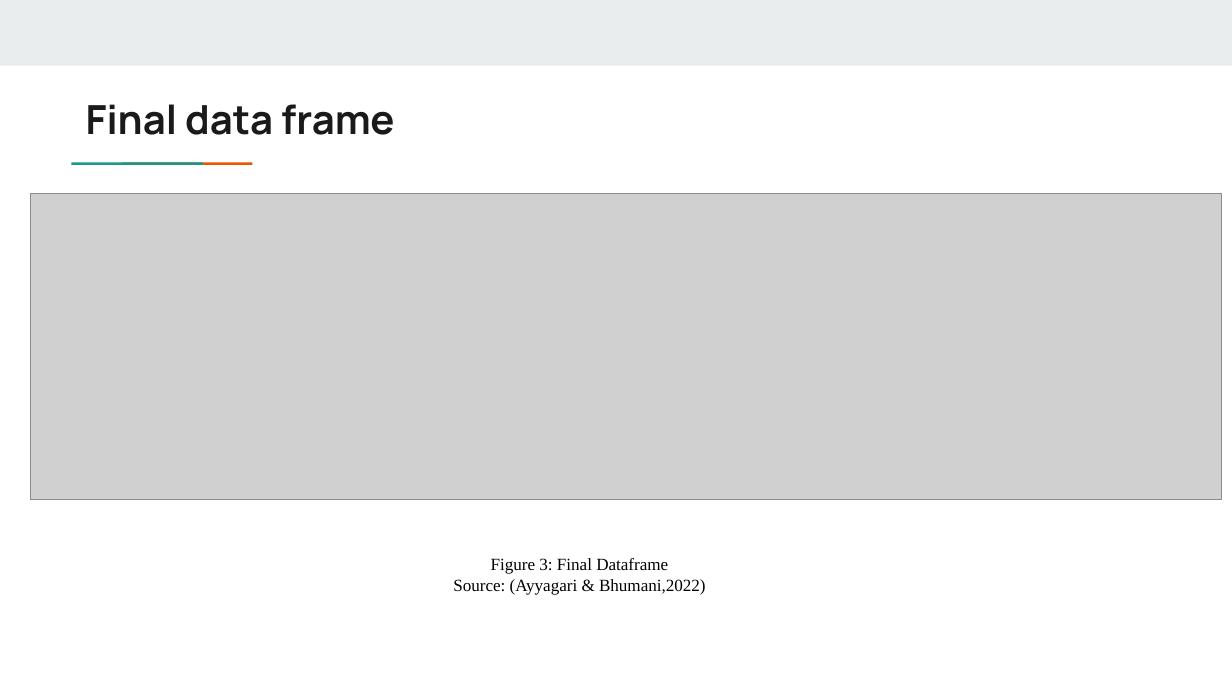
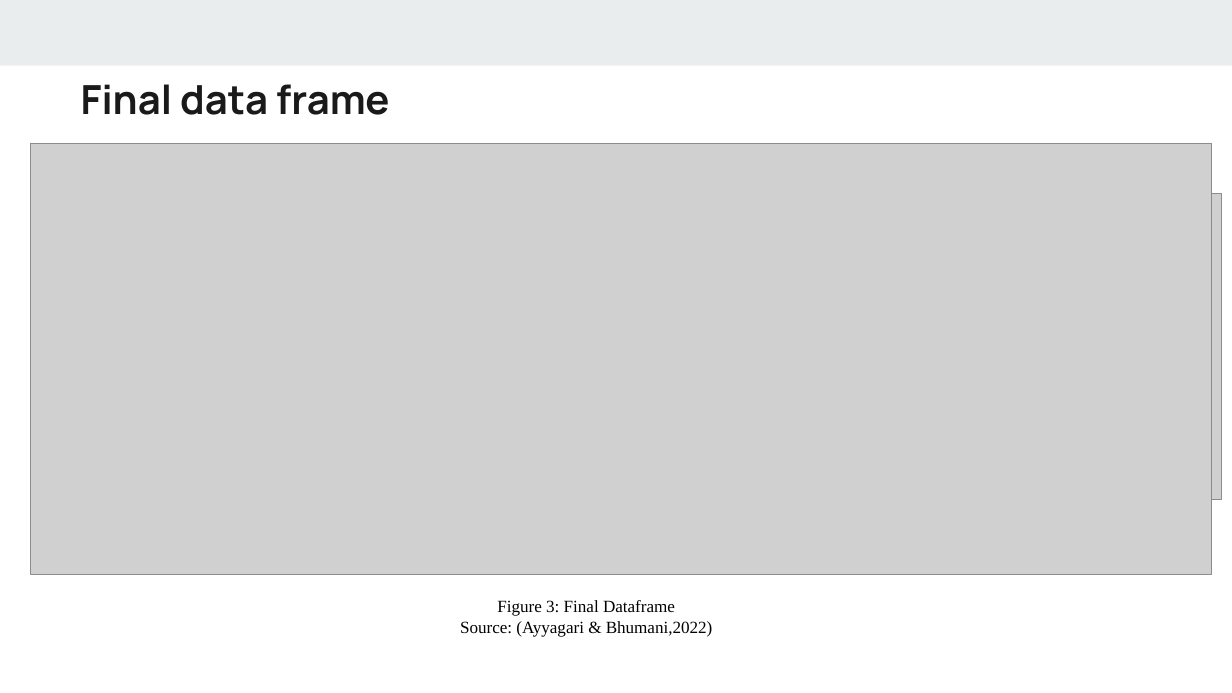
Before and after one commit to haribhumani/capstone_project, a slide deck: slide 7 of Fake_News_Detection_PPT.pptx (slide 6 before the commit). Drawn at 1232x693 pixels with LibreOffice and Linux fonts; fonts in the diff are those of the drawing; grey boxes stand for pictures. Boxes give left, top, right and bottom in pixels: in the first picture for what was removed or moved away, otherwise in the second. Text is boxed around its words. In the diff, an @@ line names an element or a change of style, - is before the commit and + after.

Commit message:
new changes
updated images
updated ppt
added notebook

```diff
--- a/Fake_News_Detection_PPT.pptx
+++ b/Fake_News_Detection_PPT.pptx
@@ title "Final data frame": place and size @@
-title "Final data frame" at (86, 104, 394, 135)
+title "Final data frame" at (81, 84, 389, 115)
@@ picture added at (31, 143, 1211, 574) @@
@@ rectangle removed at (112, 160, 163, 166) @@
@@ rectangle removed at (161, 160, 212, 166) @@
@@ text "Figure 3: Final Dataframe": place and size @@
-text "Figure 3: Final Dataframe" at (453, 558, 706, 595)
+text "Figure 3: Final Dataframe" at (460, 600, 713, 637)
```
Also in this commit, not shown: 7 other slides changed, 7 slides added, 3 slides removed, 4 other files.
